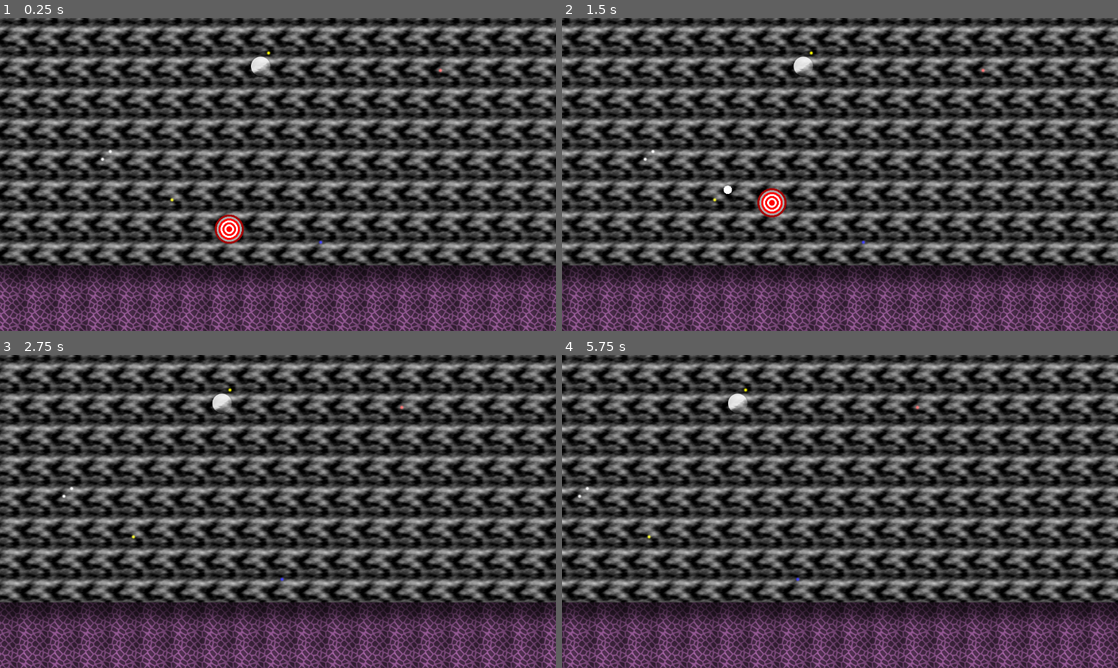
Above: before the commit, frames 1-4 (two rows, left to right).
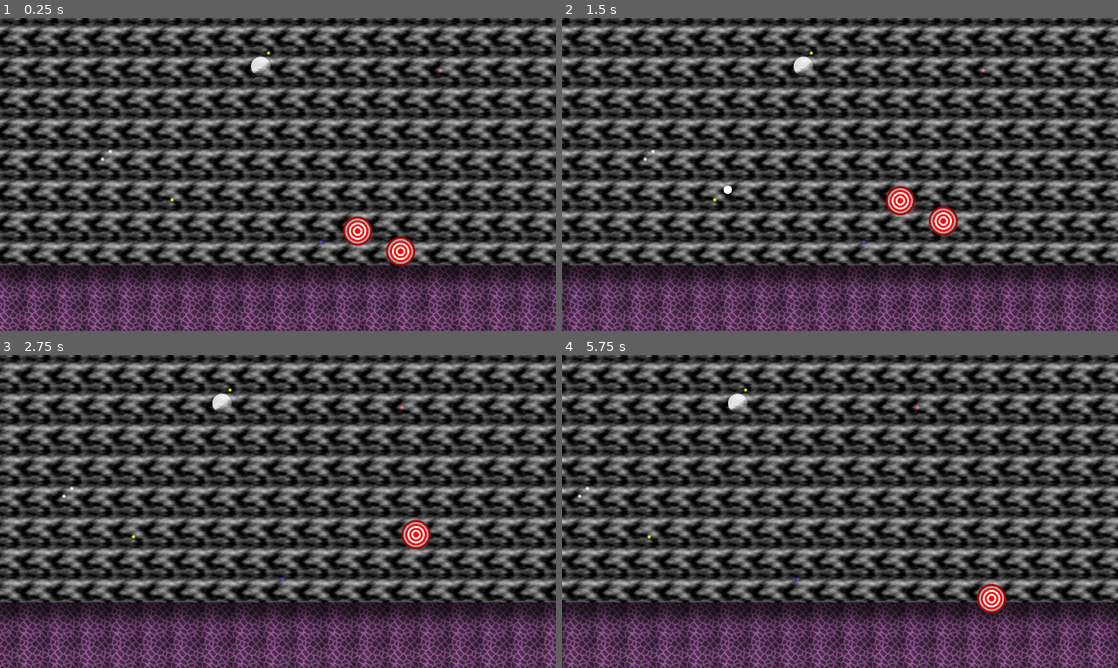
Above: after the commit, the same moments.

Repository: davididev/lightgungame
Game: Godot game, scene res://Scenes/Bonus1.tscn
Two runs of this game, one before a commit and one after it. Both use one fixed random seed, a clock stepped at 60 frames per second and the inputs below.
Inputs (mouse positions are in pixels of both pictures, inside the frame that each line leads up to):
- Up to frame 1 (0.25 s): no input
- Up to frame 2 (1.5 s): move the mouse to (962, 158) at 0.52 s; click (962, 158) at 0.67 s; move the mouse to (728, 190) at 1.27 s; click (728, 190) at 1.42 s
- Up to frame 3 (2.75 s): move the mouse to (333, 442) at 2.02 s; click (333, 442) at 2.17 s
- Up to frame 4 (5.75 s): move the mouse to (812, 574) at 2.77 s; click (812, 574) at 2.92 s; move the mouse to (1006, 558) at 3.52 s; click (1006, 558) at 3.67 s; move the mouse to (673, 464) at 4.27 s; click (673, 464) at 4.42 s; move the mouse to (867, 511) at 5.02 s; click (867, 511) at 5.17 s

The runs differ from the first frame. In frame 1, 1.2% of the frame differs, in the area x 38-75%, y 62-80%; in frame 2, 1.2%; in frame 3, 0.4%; in frame 4, 0.4%.

Commit message:
Basic spawn point code added
Delay so you can have two appear on the same point at different times.

Diff:
--- /dev/null
+++ b/Prefabs/Enemies/Target/TargetBlueJump.tscn
@@ -0,0 +1,26 @@
+[gd_scene load_steps=5 format=3 uid="uid://kl8ybcl4afwa"]
+
+[ext_resource type="Script" path="res://Prefabs/Enemies/Target/TargetJumping.gd" id="1_862xa"]
+[ext_resource type="PackedScene" uid="uid://bawvwql0v711e" path="res://Prefabs/Particles/Target/blue_target_particle_system.tscn" id="2_sagd3"]
+[ext_resource type="Texture2D" uid="uid://b4aoqbx2vjurb" path="res://Sprites/Enemies/Targets/BlueTarget.png" id="3_bqdyu"]
+
+[sub_resource type="CircleShape2D" id="CircleShape2D_anr6c"]
+radius = 32.0
+
+[node name="TargetJumpBlue" type="RigidBody2D"]
+light_mask = 2
+visibility_layer = 2
+collision_layer = 8
+collision_mask = 4
+script = ExtResource("1_862xa")
+JumpForce = 800.0
+PointsOnShoot = 8
+TargetExplosion = ExtResource("2_sagd3")
+
+[node name="CollisionShape2D" type="CollisionShape2D" parent="."]
+shape = SubResource("CircleShape2D_anr6c")
+
+[node name="RedTarget" type="Sprite2D" parent="CollisionShape2D"]
+texture = ExtResource("3_bqdyu")
+
+[connection signal="on_shot" from="." to="." method="_on_on_shot"]
--- /dev/null
+++ b/Prefabs/Enemies/Target/TargetGreenJump.tscn
@@ -0,0 +1,27 @@
+[gd_scene load_steps=5 format=3 uid="uid://cpowr3ao3d2rj"]
+
+[ext_resource type="Script" path="res://Prefabs/Enemies/Target/TargetJumping.gd" id="1_gmbj4"]
+[ext_resource type="PackedScene" uid="uid://c0jkncyr4aa84" path="res://Prefabs/Particles/Target/green_target_particle_system.tscn" id="2_avq0w"]
+[ext_resource type="Texture2D" uid="uid://kw8x488t8wqv" path="res://Sprites/Enemies/Targets/GreenTarget.png" id="3_rkddo"]
+
+[sub_resource type="CircleShape2D" id="CircleShape2D_anr6c"]
+radius = 32.0
+
+[node name="TargetJumpGreen" type="RigidBody2D"]
+light_mask = 2
+visibility_layer = 2
+collision_layer = 8
+collision_mask = 4
+gravity_scale = 0.8
+script = ExtResource("1_gmbj4")
+JumpForce = 800.0
+PointsOnShoot = 3
+TargetExplosion = ExtResource("2_avq0w")
+
+[node name="CollisionShape2D" type="CollisionShape2D" parent="."]
+shape = SubResource("CircleShape2D_anr6c")
+
+[node name="RedTarget" type="Sprite2D" parent="CollisionShape2D"]
+texture = ExtResource("3_rkddo")
+
+[connection signal="on_shot" from="." to="." method="_on_on_shot"]
--- a/Prefabs/Enemies/Target/TargetRedJump.tscn
+++ b/Prefabs/Enemies/Target/TargetRedJump.tscn
@@ -7,7 +7,7 @@
 [sub_resource type="CircleShape2D" id="CircleShape2D_anr6c"]
 radius = 32.0
 
-[node name="RigidBody2D" type="RigidBody2D"]
+[node name="TargetJumpRed" type="RigidBody2D"]
 light_mask = 2
 visibility_layer = 2
 collision_layer = 8
--- /dev/null
+++ b/Prefabs/Enemies/spawn_point.gd
@@ -0,0 +1,24 @@
+extends Node2D
+
+@export var enemy_to_spawn : PackedScene;
+@export var delay : float = 0.0;
+var spawned = false;
+
+# Called when the node enters the scene tree for the first time.
+func _ready():
+	pass # Replace with function body.
+
+
+# Called every frame. 'delta' is the elapsed time since the previous frame.
+func _process(delta):
+	if spawned == false:
+		var check_x = global_position.x + 256.0;
+		print("Check ", check_x, "vs ", Player.CurrentX)
+		if Player.CurrentX > check_x:
+			if delay > 0.0:
+				delay -= delta;
+			else:
+				var instance = enemy_to_spawn.instantiate();
+				instance.global_position = global_position;
+				get_tree().root.get_node("Node2D").add_child(instance);
+				spawned = true;
--- /dev/null
+++ b/Prefabs/Enemies/spawn_point.tscn
@@ -0,0 +1,6 @@
+[gd_scene load_steps=2 format=3 uid="uid://8n7438h7kc8v"]
+
+[ext_resource type="Script" path="res://Prefabs/Enemies/spawn_point.gd" id="1_apy8n"]
+
+[node name="SpawnPoint" type="Node2D"]
+script = ExtResource("1_apy8n")
--- /dev/null
+++ b/Prefabs/Particles/Target/blue_target_particle_system.tscn
@@ -0,0 +1,85 @@
+[gd_scene load_steps=10 format=3 uid="uid://bawvwql0v711e"]
+
+[ext_resource type="Script" path="res://Prefabs/Particles/PlayParticlesOnce.gd" id="1_subxv"]
+[ext_resource type="Texture2D" uid="uid://fwxynf5m0ffg" path="res://Particles/TargetParticleSpriteSheet.png" id="2_ioxe6"]
+
+[sub_resource type="CanvasItemMaterial" id="CanvasItemMaterial_72wg2"]
+particles_animation = true
+particles_anim_h_frames = 4
+particles_anim_v_frames = 4
+particles_anim_loop = false
+
+[sub_resource type="Gradient" id="Gradient_qv4gu"]
+colors = PackedColorArray(1, 1, 1, 1, 1, 1, 1, 0)
+
+[sub_resource type="GradientTexture1D" id="GradientTexture1D_fpov2"]
+gradient = SubResource("Gradient_qv4gu")
+
+[sub_resource type="Curve" id="Curve_j7gp8"]
+max_value = 3.0
+_data = [Vector2(0, 1), 0.0, 0.0, 0, 0, Vector2(0.987097, 3), 0.0, 0.0, 0, 0]
+point_count = 2
+
+[sub_resource type="CurveTexture" id="CurveTexture_3ag7q"]
+curve = SubResource("Curve_j7gp8")
+
+[sub_resource type="ParticleProcessMaterial" id="ParticleProcessMaterial_t31tt"]
+resource_local_to_scene = true
+particle_flag_disable_z = true
+emission_shape = 1
+emission_sphere_radius = 32.0
+angle_max = 180.0
+inherit_velocity_ratio = 25.0
+spread = 180.0
+initial_velocity_min = 100.0
+initial_velocity_max = 100.0
+gravity = Vector3(0, 98, 0)
+scale_min = 0.1
+scale_max = 0.5
+scale_over_velocity_curve = SubResource("CurveTexture_3ag7q")
+color = Color(0, 0, 1, 1)
+color_ramp = SubResource("GradientTexture1D_fpov2")
+anim_speed_min = 0.1
+anim_speed_max = 0.5
+
+[sub_resource type="ParticleProcessMaterial" id="ParticleProcessMaterial_gg33a"]
+resource_local_to_scene = true
+particle_flag_disable_z = true
+emission_shape = 1
+emission_sphere_radius = 32.0
+angle_max = 180.0
+inherit_velocity_ratio = 50.0
+spread = 180.0
+initial_velocity_min = 100.0
+initial_velocity_max = 100.0
+gravity = Vector3(0, 98, 0)
+scale_min = 0.1
+scale_max = 0.5
+scale_over_velocity_curve = SubResource("CurveTexture_3ag7q")
+color_ramp = SubResource("GradientTexture1D_fpov2")
+anim_speed_min = 0.5
+anim_speed_max = 1.0
+
+[node name="RedTargetParticleSystem" type="Node2D"]
+top_level = true
+script = ExtResource("1_subxv")
+
+[node name="GPUParticles2D" type="GPUParticles2D" parent="."]
+light_mask = 8
+visibility_layer = 8
+material = SubResource("CanvasItemMaterial_72wg2")
+emitting = false
+amount = 16
+process_material = SubResource("ParticleProcessMaterial_t31tt")
+texture = ExtResource("2_ioxe6")
+one_shot = true
+
+[node name="GPUParticles2D White" type="GPUParticles2D" parent="."]
+light_mask = 8
+visibility_layer = 8
+material = SubResource("CanvasItemMaterial_72wg2")
+emitting = false
+amount = 16
+process_material = SubResource("ParticleProcessMaterial_gg33a")
+texture = ExtResource("2_ioxe6")
+one_shot = true
--- /dev/null
+++ b/Prefabs/Particles/Target/green_target_particle_system.tscn
@@ -0,0 +1,85 @@
+[gd_scene load_steps=10 format=3 uid="uid://c0jkncyr4aa84"]
+
+[ext_resource type="Script" path="res://Prefabs/Particles/PlayParticlesOnce.gd" id="1_pnqe4"]
+[ext_resource type="Texture2D" uid="uid://fwxynf5m0ffg" path="res://Particles/TargetParticleSpriteSheet.png" id="2_dkalq"]
+
+[sub_resource type="CanvasItemMaterial" id="CanvasItemMaterial_72wg2"]
+particles_animation = true
+particles_anim_h_frames = 4
+particles_anim_v_frames = 4
+particles_anim_loop = false
+
+[sub_resource type="Gradient" id="Gradient_qv4gu"]
+colors = PackedColorArray(1, 1, 1, 1, 1, 1, 1, 0)
+
+[sub_resource type="GradientTexture1D" id="GradientTexture1D_fpov2"]
+gradient = SubResource("Gradient_qv4gu")
+
+[sub_resource type="Curve" id="Curve_j7gp8"]
+max_value = 3.0
+_data = [Vector2(0, 1), 0.0, 0.0, 0, 0, Vector2(0.987097, 3), 0.0, 0.0, 0, 0]
+point_count = 2
+
+[sub_resource type="CurveTexture" id="CurveTexture_3ag7q"]
+curve = SubResource("Curve_j7gp8")
+
+[sub_resource type="ParticleProcessMaterial" id="ParticleProcessMaterial_t31tt"]
+resource_local_to_scene = true
+particle_flag_disable_z = true
+emission_shape = 1
+emission_sphere_radius = 32.0
+angle_max = 180.0
+inherit_velocity_ratio = 25.0
+spread = 180.0
+initial_velocity_min = 100.0
+initial_velocity_max = 100.0
+gravity = Vector3(0, 98, 0)
+scale_min = 0.1
+scale_max = 0.5
+scale_over_velocity_curve = SubResource("CurveTexture_3ag7q")
+color = Color(0, 1, 0, 1)
+color_ramp = SubResource("GradientTexture1D_fpov2")
+anim_speed_min = 0.1
+anim_speed_max = 0.5
+
+[sub_resource type="ParticleProcessMaterial" id="ParticleProcessMaterial_gg33a"]
+resource_local_to_scene = true
+particle_flag_disable_z = true
+emission_shape = 1
+emission_sphere_radius = 32.0
+angle_max = 180.0
+inherit_velocity_ratio = 50.0
+spread = 180.0
+initial_velocity_min = 100.0
+initial_velocity_max = 100.0
+gravity = Vector3(0, 98, 0)
+scale_min = 0.1
+scale_max = 0.5
+scale_over_velocity_curve = SubResource("CurveTexture_3ag7q")
+color_ramp = SubResource("GradientTexture1D_fpov2")
+anim_speed_min = 0.5
+anim_speed_max = 1.0
+
+[node name="RedTargetParticleSystem" type="Node2D"]
+top_level = true
+script = ExtResource("1_pnqe4")
+
+[node name="GPUParticles2D" type="GPUParticles2D" parent="."]
+light_mask = 8
+visibility_layer = 8
+material = SubResource("CanvasItemMaterial_72wg2")
+emitting = false
+amount = 16
+process_material = SubResource("ParticleProcessMaterial_t31tt")
+texture = ExtResource("2_dkalq")
+one_shot = true
+
+[node name="GPUParticles2D White" type="GPUParticles2D" parent="."]
+light_mask = 8
+visibility_layer = 8
+material = SubResource("CanvasItemMaterial_72wg2")
+emitting = false
+amount = 16
+process_material = SubResource("ParticleProcessMaterial_gg33a")
+texture = ExtResource("2_dkalq")
+one_shot = true
--- a/Prefabs/Player.gd
+++ b/Prefabs/Player.gd
@@ -1,4 +1,5 @@
 extends Camera2D
+class_name Player
 
 static var GameStarted : bool = false;
 static var CurrentX : float = 0.0;
@@ -17,7 +18,7 @@
 	if GameStarted == false:
 		pass;
 	var width : float = get_viewport_rect().size.x;
-	CurrentX = position.x - (width / 64.0);
+	CurrentX = global_position.x + width;
 
 	var my_pos = position;
 	my_pos.x += 32.0 * delta;
--- a/Prefabs/Player.tscn
+++ b/Prefabs/Player.tscn
@@ -7,7 +7,7 @@
 size = Vector2(4000, 4000)
 
 [node name="PlayerCamera" type="Camera2D"]
-offset = Vector2(576, 324)
+anchor_mode = 0
 script = ExtResource("1_okwfa")
 BulletPrefab = ExtResource("2_86q4p")
 
--- a/Scenes/Bonus1.tscn
+++ b/Scenes/Bonus1.tscn
@@ -1,8 +1,11 @@
-[gd_scene load_steps=4 format=3 uid="uid://b5rcm0wo6vrd3"]
+[gd_scene load_steps=7 format=3 uid="uid://b5rcm0wo6vrd3"]
 
 [ext_resource type="TileSet" uid="uid://doutxwg3by1sj" path="res://Tilesets/BonusLevel.tres" id="1_usl5t"]
 [ext_resource type="PackedScene" uid="uid://byosm6kwjujrd" path="res://Prefabs/Player.tscn" id="2_7jlvk"]
+[ext_resource type="PackedScene" uid="uid://8n7438h7kc8v" path="res://Prefabs/Enemies/spawn_point.tscn" id="3_imsgo"]
 [ext_resource type="PackedScene" uid="uid://ba0qwtrj8uf84" path="res://Prefabs/Enemies/Target/TargetRedJump.tscn" id="3_vy4v4"]
+[ext_resource type="PackedScene" uid="uid://cpowr3ao3d2rj" path="res://Prefabs/Enemies/Target/TargetGreenJump.tscn" id="5_tf778"]
+[ext_resource type="PackedScene" uid="uid://kl8ybcl4afwa" path="res://Prefabs/Enemies/Target/TargetBlueJump.tscn" id="6_khdwr"]
 
 [node name="Node2D" type="Node2D"]
 
@@ -13,5 +16,31 @@
 
 [node name="PlayerCamera" parent="." instance=ExtResource("2_7jlvk")]
 
-[node name="RigidBody2D" parent="." instance=ExtResource("3_vy4v4")]
-position = Vector2(483, 518)
+[node name="SpawnPoint" parent="." instance=ExtResource("3_imsgo")]
+position = Vector2(749, 517)
+enemy_to_spawn = ExtResource("3_vy4v4")
+
+[node name="SpawnPoint2" parent="." instance=ExtResource("3_imsgo")]
+position = Vector2(838, 559)
+enemy_to_spawn = ExtResource("3_vy4v4")
+
+[node name="SpawnPoint3" parent="." instance=ExtResource("3_imsgo")]
+position = Vector2(950, 559)
+enemy_to_spawn = ExtResource("3_vy4v4")
+
+[node name="SpawnPoint4" parent="." instance=ExtResource("3_imsgo")]
+position = Vector2(1074, 559)
+enemy_to_spawn = ExtResource("3_vy4v4")
+
+[node name="SpawnPoint5" parent="." instance=ExtResource("3_imsgo")]
+position = Vector2(1215, 543)
+enemy_to_spawn = ExtResource("5_tf778")
+
+[node name="SpawnPoint6" parent="." instance=ExtResource("3_imsgo")]
+position = Vector2(1341, 543)
+enemy_to_spawn = ExtResource("5_tf778")
+
+[node name="SpawnPoint7" parent="." instance=ExtResource("3_imsgo")]
+position = Vector2(1341, 543)
+enemy_to_spawn = ExtResource("6_khdwr")
+delay = 8.0
